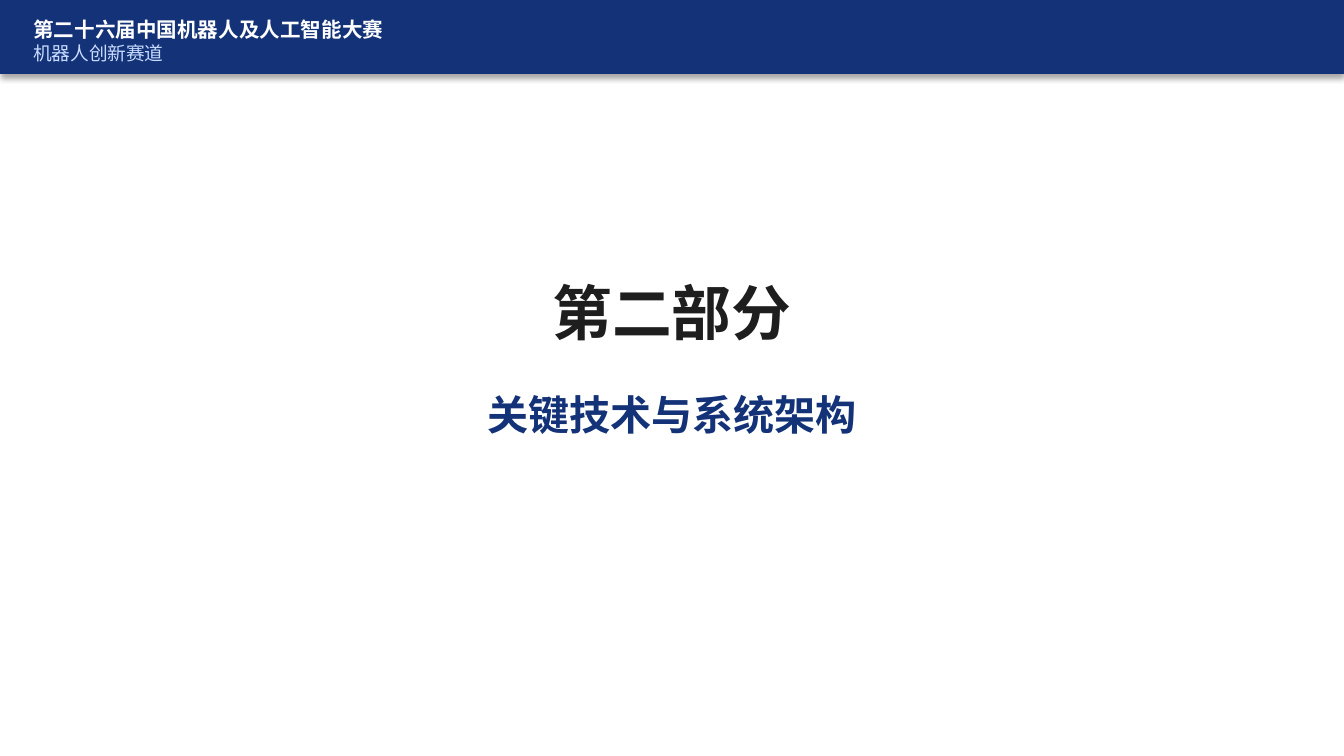
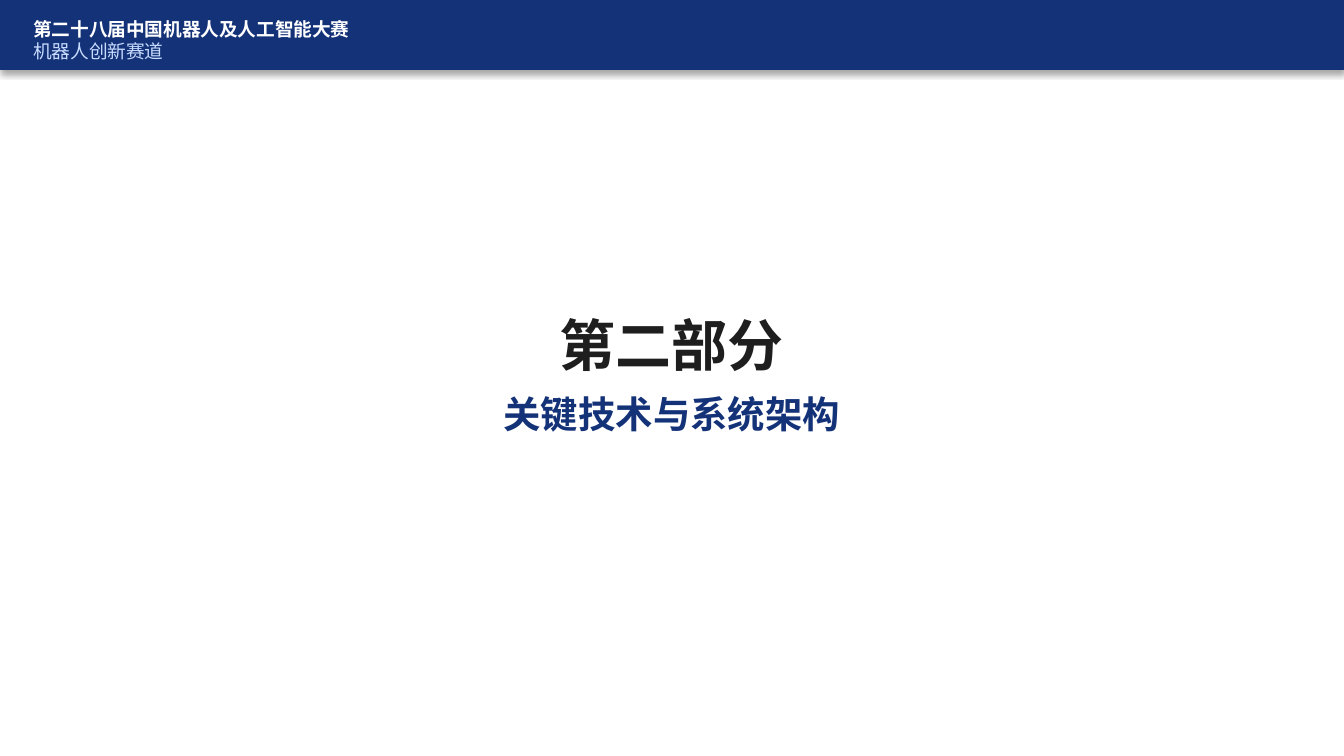
Before and after one commit to FBB123571/ElderCare-Humanoid-Platform, a slide deck: slide 6 of docs/答辩_CareCompanion.pptx. Drawn at 1344x756 pixels with LibreOffice and Linux fonts; fonts in the diff are those of the drawing. Boxes give left, top, right and bottom in pixels: in the first picture for what was removed or moved away, otherwise in the second. Text is boxed around its words. In the diff, an @@ line names an element or a change of style, - is before the commit and + after.

Commit message:
fix(docs): finalize 16:9 PPT layout and 28th competition edition
Compute screenshot placement from actual 10×5.625 slide size, center
images with frame, and update header to the 28th national competition.

```diff
--- a/docs/答辩_CareCompanion.pptx
+++ b/docs/答辩_CareCompanion.pptx
@@ rectangle resized from (x1=0, y1=0, x2=1344, y2=74) to (x1=0, y1=0, x2=1344, y2=70) @@
@@ text at (x1=33, y1=20, x2=349, y2=38): text changed; size 11 to 10 pt @@
-第二十六届中国机器人及人工智能大赛
+第二十八届中国机器人及人工智能大赛
@@ text "第二部分" moved from (x1=552, y1=284, x2=791, y2=341) to (x1=560, y1=318, x2=784, y2=371) @@
@@ text "第二部分" at (x1=560, y1=318, x2=784, y2=371): size 32 to 30 pt @@
@@ text "关键技术与系统架构" at (x1=504, y1=396, x2=840, y2=432): size 22 to 20 pt @@
```
Also in this commit, not shown: 25 other slides changed, 1 other file.
